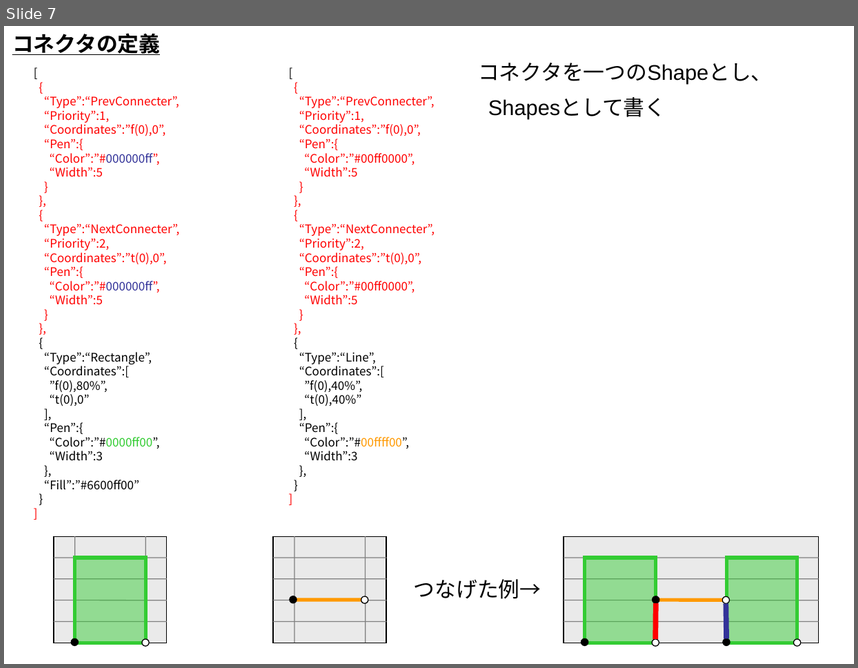
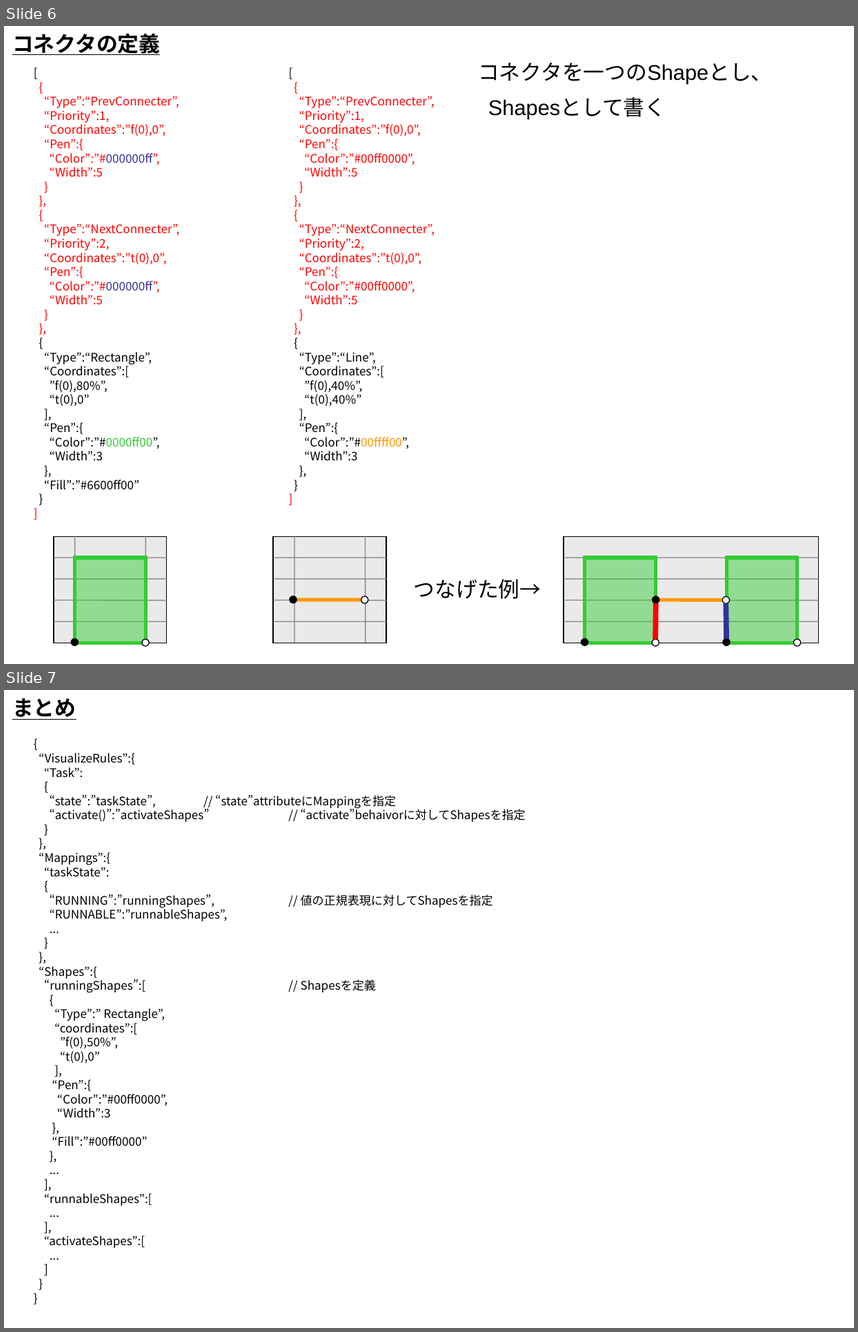
Before and after one commit to YixiaoLi/tlv4mc, a slide deck: TLV/doc/設計/可視化ルール構想.ppt. Shown one above the other, each under a label of ours: slide 7 before the commit, slides 6 and 7 after it. The pictures are 858x668 and 858x1332 pixels, drawn with LibreOffice and Linux fonts; fonts in the diff are those of the drawing. Boxes give left, top, right and bottom in pixels: in the first picture for what was removed or moved away, otherwise in the second. Text is boxed around its words. In the diff, an @@ line names an element or a change of style, - is before the commit and + after.

```diff
--- a/TLV/doc/設計/可視化ルール構想.ppt
+++ b/TLV/doc/設計/可視化ルール構想.ppt
@@ slide 7 added at (x1=4, y1=690, x2=854, y2=1328), background #FFFFFF @@
@@ title added at (x1=12, y1=698, x2=76, y2=720), 18 pt, text #000000, bold, underline @@
+まとめ
@@ text added at (x1=38, y1=753, x2=526, y2=1248), 10 pt, text #000000 @@
+{
+“VisualizeRules”:{
+“Task”:
+{
+“state”:”taskState”, // “state”attributeにMappingを指定
+“activate()”:”activateShapes” // “activate”behaivorに対してShapesを指定
+}
+},
+“Mappings”:{
+“taskState”:
+{
+“RUNNING”:”runningShapes”, // 値の正規表現に対してShapesを指定
+“RUNNABLE”:”runnableShapes”,
+...
+}
+},
+“Shapes”:{
+“runningShapes”:[ // Shapesを定義
+{
+“Type”:” Rectangle”,
+“coordinates”:[
+”f(0),50%”,
+“t(0),0”
+],
+“Pen”:{
+“Color”:”#00ff0000”,
+“Width”:3
+},
+“Fill”:”#00ff0000”
+},
+...
+],
+“runnableShapes”:[
+...
+],
+“activateShapes”:[
+...
+]
+}
+}
@@ what was slide 7 is now slide 6 @@
```
Also in this commit, not shown: 1 slide changed, 1 other slide added, 2 slides removed.
